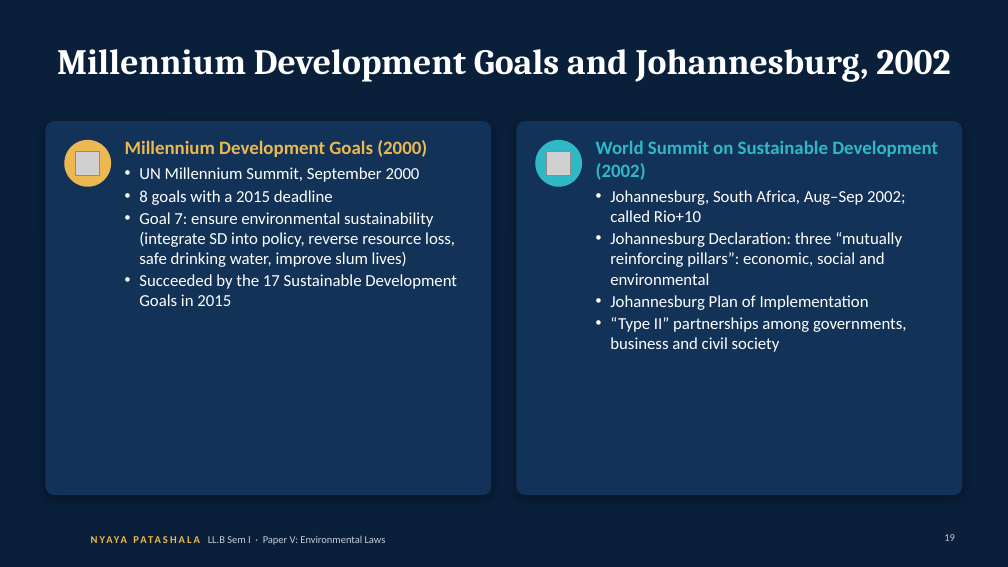
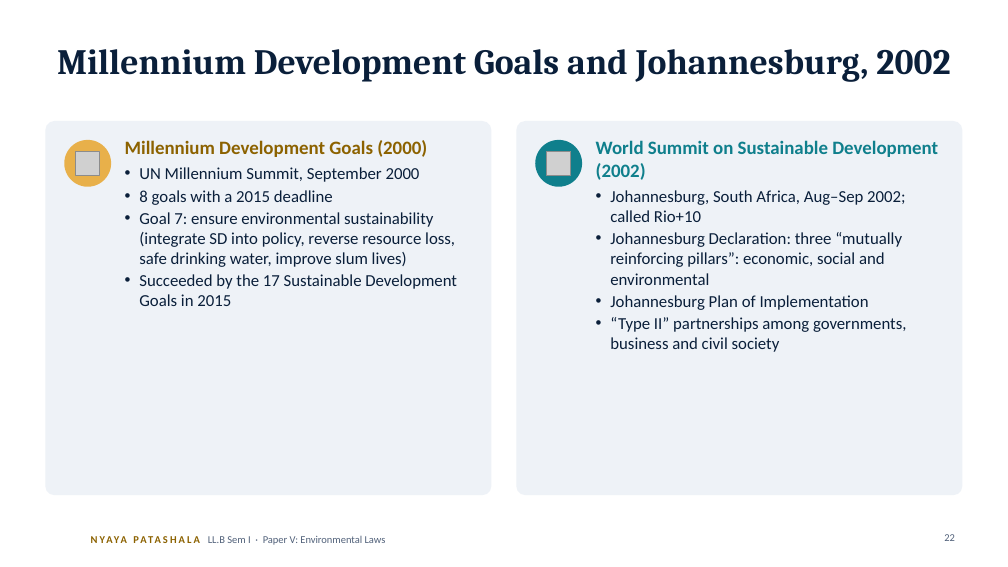
Before and after one commit to missioncivils92/current-affairs-Dasari-Mounika-, a slide deck: slide 22 of law/llb-sem1-environmental-laws/Environmental-Laws-Decoded_AUTO-animations.pptx (slide 19 before the commit). Drawn at 1008x567 pixels with LibreOffice and Linux fonts; fonts in the diff are those of the drawing; grey boxes stand for pictures; background and template pictures are left out. Boxes give left, top, right and bottom in pixels: in the first picture for what was removed or moved away, otherwise in the second. Text is boxed around its words. In the diff, an @@ line names an element or a change of style, - is before the commit and + after.

```diff
--- a/law/llb-sem1-environmental-laws/Environmental-Laws-Decoded_AUTO-animations.pptx
+++ b/law/llb-sem1-environmental-laws/Environmental-Laws-Decoded_AUTO-animations.pptx
@@ background #0A1F3A to #FFFFFF @@
@@ title "Millennium Development Goals and Johannesburg, ..." at bbox=[57, 49, 950, 82]: text colour #FFFFFF to #0A1F3A @@
@@ rounded rectangle at bbox=[45, 121, 492, 495]: fill #123257 to #EEF2F7; shadow off @@
@@ ellipse at bbox=[64, 140, 111, 187]: fill #EBB94F to #E8B04A @@
@@ text "Millennium Development Goals (2000)" at bbox=[125, 140, 457, 306]: text colour #EBB94F to #8C6200 in "Millennium Development Goals (2000)"; text colour #FFFFFF to #0A1F3A in "UN Millennium Summit, September 2000", "8 goals with a 2015 deadline", "Goal 7: ensure environmental sustainability (integrate SD ...", "Succeeded by the 17 Sustainable Development Goals ..." @@
@@ rounded rectangle at bbox=[516, 121, 963, 495]: fill #123257 to #EEF2F7; shadow off @@
@@ ellipse at bbox=[535, 140, 582, 187]: fill #2FB8C6 to #0F7F8C @@
@@ text "World Summit on Sustainable Development ..." at bbox=[596, 140, 938, 352]: text colour #2FB8C6 to #0F7F8C in "World Summit on Sustainable Development (2002)"; text colour #FFFFFF to #0A1F3A in "Johannesburg, South Africa, Aug–Sep 2002; called Rio+10", "Johannesburg Declaration: three “mutually reinforcing pillar ...", "Johannesburg Plan of Implementation", "“Type II” partnerships among governments, business and ..." @@
@@ text "NYAYA PATASHALA" at bbox=[91, 528, 242, 551]: text colour #EBB94F to #8C6200 @@
@@ text "LL.B Sem I · Paper ..." at bbox=[208, 536, 386, 545]: text colour #BFCCDD to #51617A @@
@@ page number at bbox=[944, 534, 955, 541]: text changed; text colour #BFCCDD to #51617A @@
-19
+22
```
Also in this commit, not shown: 39 other slides changed, 8 slides added, 4 other files.
